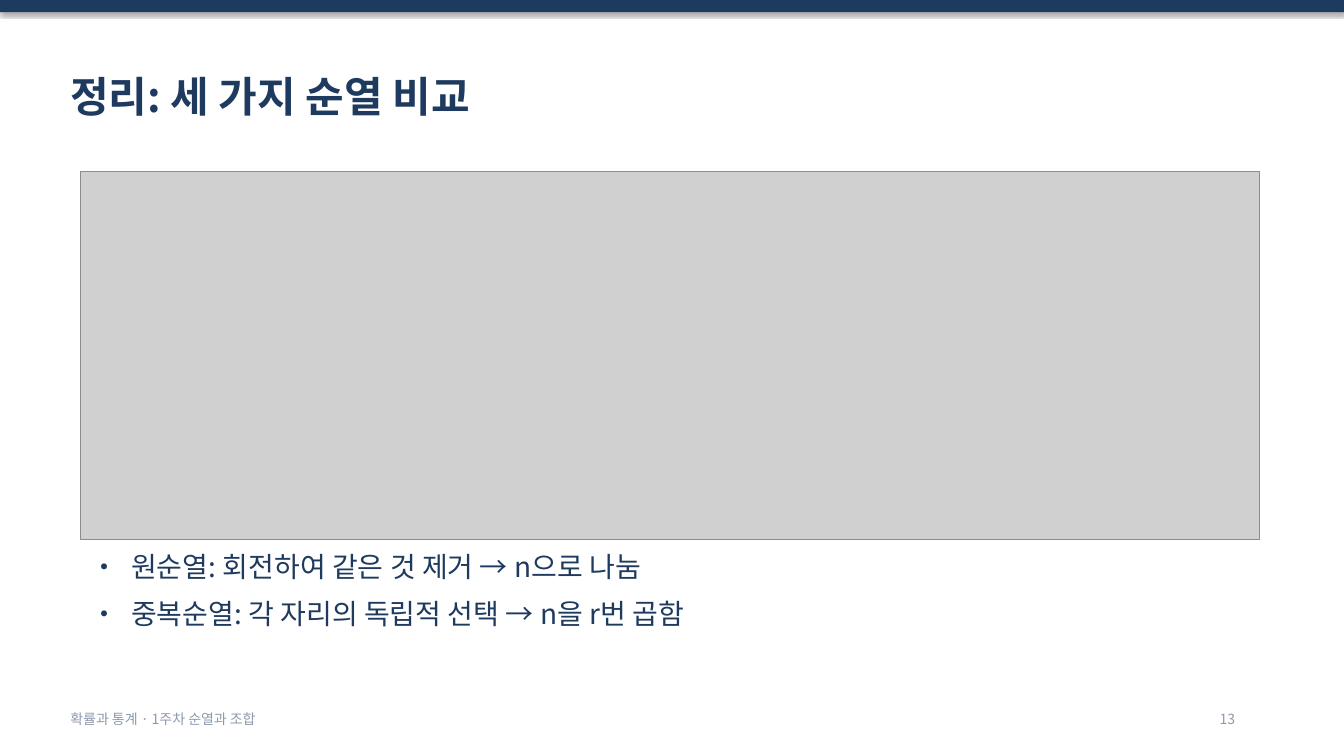
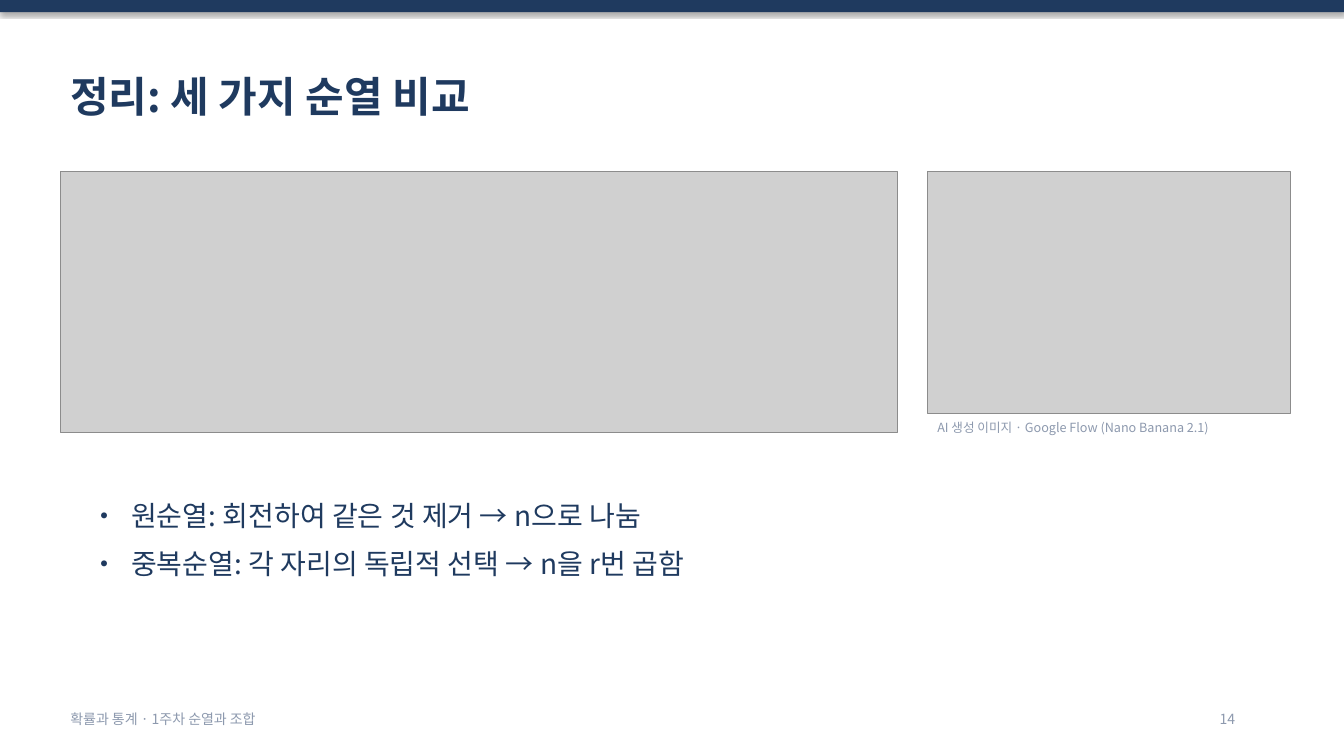
Before and after one commit to now0831/dlide, a slide deck: slide 14 of output/week01_순열.pptx (slide 13 before the commit). Drawn at 1344x756 pixels with LibreOffice and Linux fonts; fonts in the diff are those of the drawing; grey boxes stand for pictures. Boxes give left, top, right and bottom in pixels: in the first picture for what was removed or moved away, otherwise in the second. Text is boxed around its words. In the diff, an @@ line names an element or a change of style, - is before the commit and + after.

```diff
--- a/output/week01_순열.pptx
+++ b/output/week01_순열.pptx
@@ picture: place and size @@
-picture at (81, 171, 1260, 539)
+picture at (60, 171, 897, 433)
@@ picture added at (928, 171, 1291, 413) @@
@@ text added at (937, 421, 1209, 435), 9 pt, text #8D99AE @@
+AI 생성 이미지 · Google Flow (Nano Banana 2.1)
@@ text "• 원순열: 회전하여 같은 것 ...": place and size @@
-text "• 원순열: 회전하여 같은 것 ..." at (131, 554, 684, 627)
+text "• 원순열: 회전하여 같은 것 ..." at (131, 503, 684, 577)
@@ text at (1220, 714, 1236, 724): text changed @@
-13
+14
```
Also in this commit, not shown: 12 other slides changed, 1 slide added, 8 other files.
